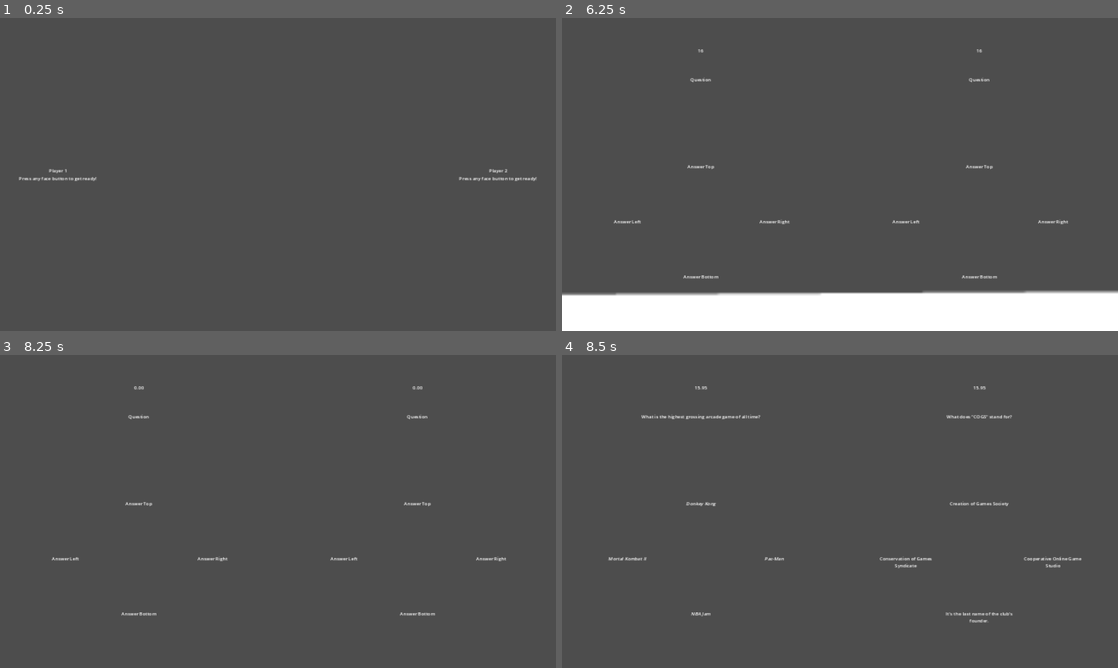
Above: before the commit, frames 1-4 (two rows, left to right).
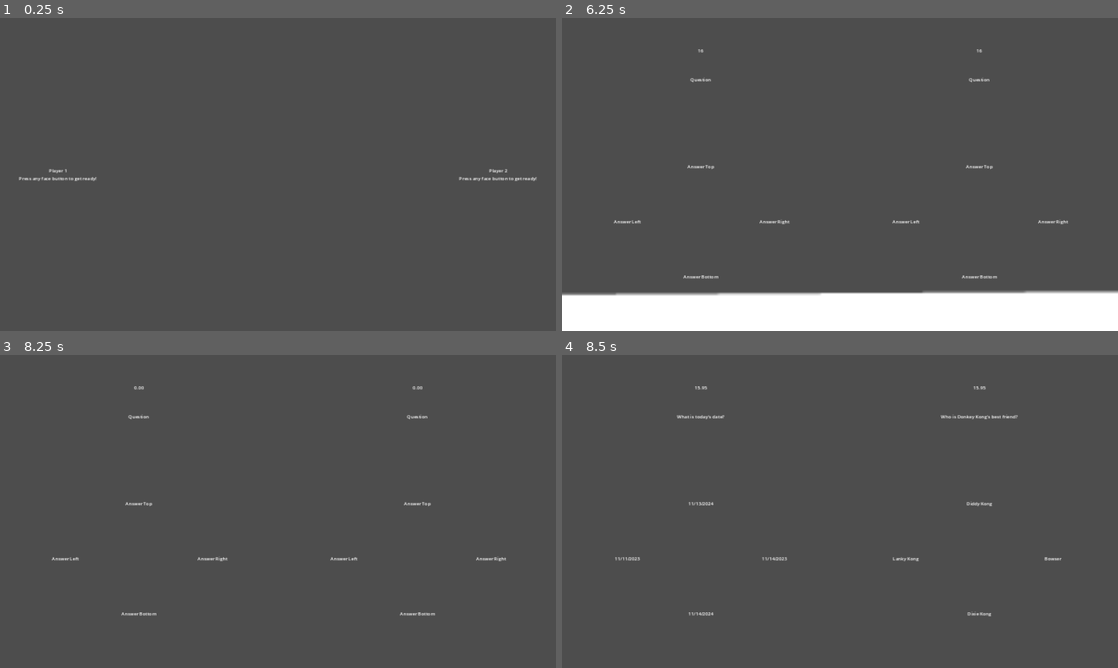
Above: after the commit, the same moments.

Repository: AidanOG/RuckusWare
Game: Godot game, scene res://Start Screen/start_screen.tscn
Two runs of this game, one before a commit and one after it. Both use one fixed random seed, a clock stepped at 60 frames per second and the inputs below. The engine's default icon, where the game draws it, is replaced by a stand-in: a white triangle on a blue panel in a dark square.
Inputs:
- Up to frame 1 (0.25 s): no input
- Up to frame 2 (6.25 s): tap Enter at 0.5, 1.25, 2, 3.5 s; hold D (move_right_0) 0.53-1.28 s; hold Ctrl (any_button_0) 0.53-1.28 s; hold S (move_down_0) 1.28-2.03 s; tap Shift (any_button_1) every 1.5 s from 1.35 to 5.85 s; hold D (move_right_0) 2.03-2.78 s; hold Ctrl (any_button_0) 2.03-2.78 s; tap Space at 2.75, 4.25 s; hold W (move_up_0) 2.78-3.53 s; hold Ctrl (any_button_0) 3.53-4.28 s; hold A (move_left_0) 3.53-5.03 s; hold S (move_down_0) 5.03-5.78 s; hold Ctrl (any_button_0) 5.03-5.78 s; hold D (move_right_0) from 5.78 s (still down)
- Up to frame 3 (8.25 s): release D (move_right_0) at 6.53 s; hold W (move_up_0) 6.53-7.28 s; hold Ctrl (any_button_0) 6.53-7.28 s; hold D (move_right_0) 7.28-8.03 s; tap Shift (any_button_1) at 7.35 s; hold S (move_down_0) from 8.03 s (still down); hold Ctrl (any_button_0) from 8.03 s (still down)
- Up to frame 4 (8.5 s): keep holding S (move_down_0); keep holding Ctrl (any_button_0)

Frames 1-3 are identical in both runs. In frame 4, 0.7% of the frame differs, in the area x 8-94%, y 18-86%.

Commit message:
Moved the logic for selecting a question # into its own function for future use

Diff:
--- a/Main Game/Microgames (Boss)/BossQuiz/boss_quiz.gd
+++ b/Main Game/Microgames (Boss)/BossQuiz/boss_quiz.gd
@@ -17,6 +17,9 @@
 @export var p2_left_label: RichTextLabel
 @export var p2_right_label: RichTextLabel
 @export var p2_bottom_label: RichTextLabel
+
+@export var sfx_wrong1: AudioStreamPlayer
+@export var sfx_wrong2: AudioStreamPlayer
 
 var questions_answered_1 = 0
 var questions_answered_2 = 0
@@ -42,6 +45,11 @@
 var current_correct_answer_p1 = 0
 var current_correct_answer_p2 = 0
 
+var current_question_num_p1
+var current_question_num_p2
+var asked = []
+var question_list
+
 # Called when the node enters the scene tree for the first time.
 func _ready():
 	GameManager.p1_just_failed = true
@@ -70,7 +78,6 @@
 	game_timer.set_wait_time(16/GameManager.game_speed)
 	game_timer.start()
 
-	var question_list
 	if GameManager.game_level == 1:
 		question_list = question_list_easy
 	elif GameManager.game_level == 2:
@@ -78,9 +85,28 @@
 	elif GameManager.game_level == 3:
 		pass
 
-	var asked = []
-
-	var current_question_num_p1 = randi_range(0, question_list.size() - 1)
+	asked = []
+
+	select_question_number_p1()
+	select_question_number_p2()
+
+	print(asked)
+
+	print(question_list[current_question_num_p1])
+	print(question_list[current_question_num_p2])
+	generate_question_p1(question_list[current_question_num_p1])
+	generate_question_p2(question_list[current_question_num_p2])
+
+
+# Called every frame. 'delta' is the elapsed time since the previous frame.
+func _process(delta):
+	p1_time = game_timer.get_time_left()
+	p1_time_label.text = str("%.2f" % p1_time)
+	p2_time = game_timer.get_time_left()
+	p2_time_label.text = str("%.2f" % p2_time)
+
+func select_question_number_p1():
+	current_question_num_p1 = randi_range(0, question_list.size() - 1)
 	while current_question_num_p1 in asked:
 		current_question_num_p1 = randi_range(0, question_list.size() - 1)
 	asked.append(current_question_num_p1)
@@ -88,30 +114,14 @@
 		asked.append(5)
 		asked.append(6)
 
-
-	var current_question_num_p2 = randi_range(0, question_list.size() - 1)
+func select_question_number_p2():
+	current_question_num_p2 = randi_range(0, question_list.size() - 1)
 	while current_question_num_p2 in asked:
 		current_question_num_p2 = randi_range(0, question_list.size() - 1)
 	asked.append(current_question_num_p2)
 	if question_list == question_list_easy && (current_question_num_p2 == 5 || current_question_num_p2 == 6):
 		asked.append(5)
 		asked.append(6)
-
-	print(asked)
-
-	print(question_list[current_question_num_p1])
-	print(question_list[current_question_num_p2])
-	generate_question_p1(question_list[current_question_num_p1])
-	generate_question_p2(question_list[current_question_num_p2])
-
-
-
-# Called every frame. 'delta' is the elapsed time since the previous frame.
-func _process(delta):
-	p1_time = game_timer.get_time_left()
-	p1_time_label.text = str("%.2f" % p1_time)
-	p2_time = game_timer.get_time_left()
-	p2_time_label.text = str("%.2f" % p2_time)
 
 func generate_question_p1(question):
 	#Pop the question and display
@@ -238,6 +248,30 @@
 
 	all_done.emit()
 
+
+
+
+
+
+
+
+
+
+
+
+
+
+
+
+
+
+
+
+
+
+
+
+
 func craft_date_question():
 	var date = Time.get_date_dict_from_system(false)
 	var year = int(date.year)
--- a/Main Game/Microgames (Boss)/BossQuiz/boss_quiz.tscn
+++ b/Main Game/Microgames (Boss)/BossQuiz/boss_quiz.tscn
@@ -1,10 +1,11 @@
-[gd_scene load_steps=4 format=3 uid="uid://bbj5ok0hqnu0l"]
+[gd_scene load_steps=5 format=3 uid="uid://bbj5ok0hqnu0l"]
 
 [ext_resource type="Script" path="res://Main Game/Microgames (Boss)/BossQuiz/boss_quiz.gd" id="1_ej77l"]
 [ext_resource type="Texture2D" uid="uid://bl0m4gkoiwpfa" path="res://scuffed transition2 no onionskin.png" id="2_d0owr"]
 [ext_resource type="AudioStream" uid="uid://das6oobng6oby" path="res://Main Game/Microgames/GameHotDog/Hot Dog Microgame.wav" id="3_ckhsl"]
-
-[node name="BossQuiz" type="Node" node_paths=PackedStringArray("transition_rect", "game_music", "game_timer", "p1_time_label", "p2_time_label", "p1_question_label", "p2_question_label", "p1_top_label", "p1_left_label", "p1_right_label", "p1_bottom_label", "p2_top_label", "p2_left_label", "p2_right_label", "p2_bottom_label")]
+[ext_resource type="AudioStream" uid="uid://dh4looa2jpssd" path="res://Main Game/Microgames (Boss)/BossQuiz/vine_boom.ogg" id="4_f74tn"]
+
+[node name="BossQuiz" type="Node" node_paths=PackedStringArray("transition_rect", "game_music", "game_timer", "p1_time_label", "p2_time_label", "p1_question_label", "p2_question_label", "p1_top_label", "p1_left_label", "p1_right_label", "p1_bottom_label", "p2_top_label", "p2_left_label", "p2_right_label", "p2_bottom_label", "sfx_wrong1", "sfx_wrong2")]
 script = ExtResource("1_ej77l")
 transition_rect = NodePath("CanvasLayer/Control/TransitionRect")
 game_music = NodePath("GameMusic")
@@ -21,6 +22,8 @@
 p2_left_label = NodePath("CanvasLayer/Control/HBoxContainer/P2Side/P2Left")
 p2_right_label = NodePath("CanvasLayer/Control/HBoxContainer/P2Side/P2Right")
 p2_bottom_label = NodePath("CanvasLayer/Control/HBoxContainer/P2Side/P2Bottom")
+sfx_wrong1 = NodePath("SFXWrong1")
+sfx_wrong2 = NodePath("SFXWrong2")
 
 [node name="CanvasLayer" type="CanvasLayer" parent="."]
 
@@ -262,4 +265,10 @@
 [node name="GameTimer" type="Timer" parent="."]
 one_shot = true
 
+[node name="SFXWrong1" type="AudioStreamPlayer" parent="."]
+stream = ExtResource("4_f74tn")
+
+[node name="SFXWrong2" type="AudioStreamPlayer" parent="."]
+stream = ExtResource("4_f74tn")
+
 [connection signal="timeout" from="GameTimer" to="." method="_on_game_timer_timeout"]
Not shown, added: Main Game/Microgames (Boss)/BossQuiz/vine_boom.ogg.import
Not shown, added: Main Game/Microgames (Boss)/BossQuiz/vine_boom.ogg
